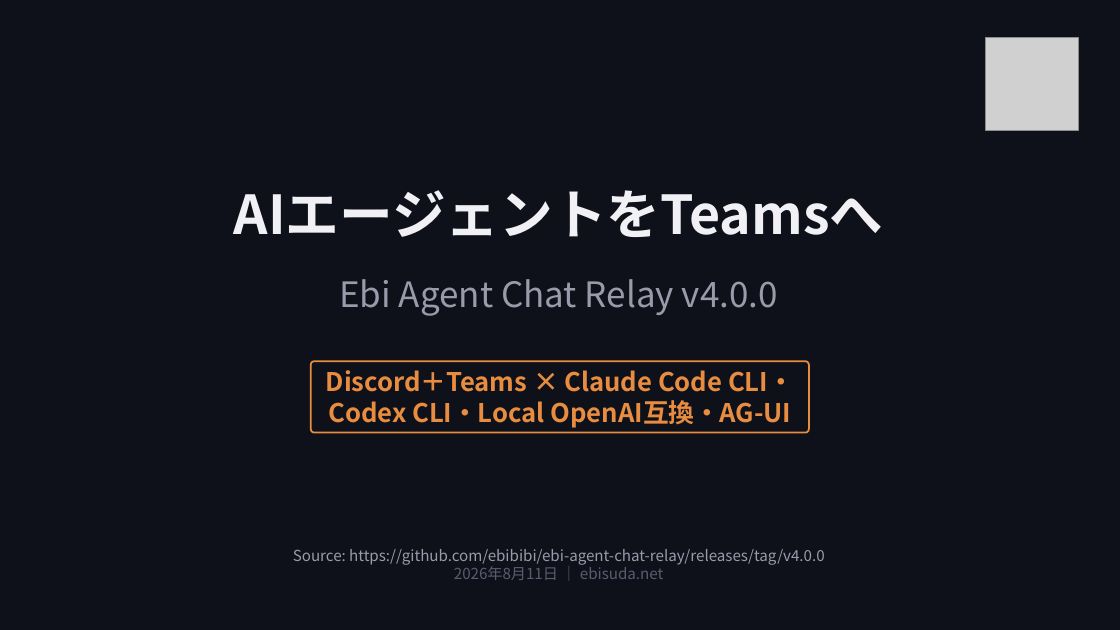
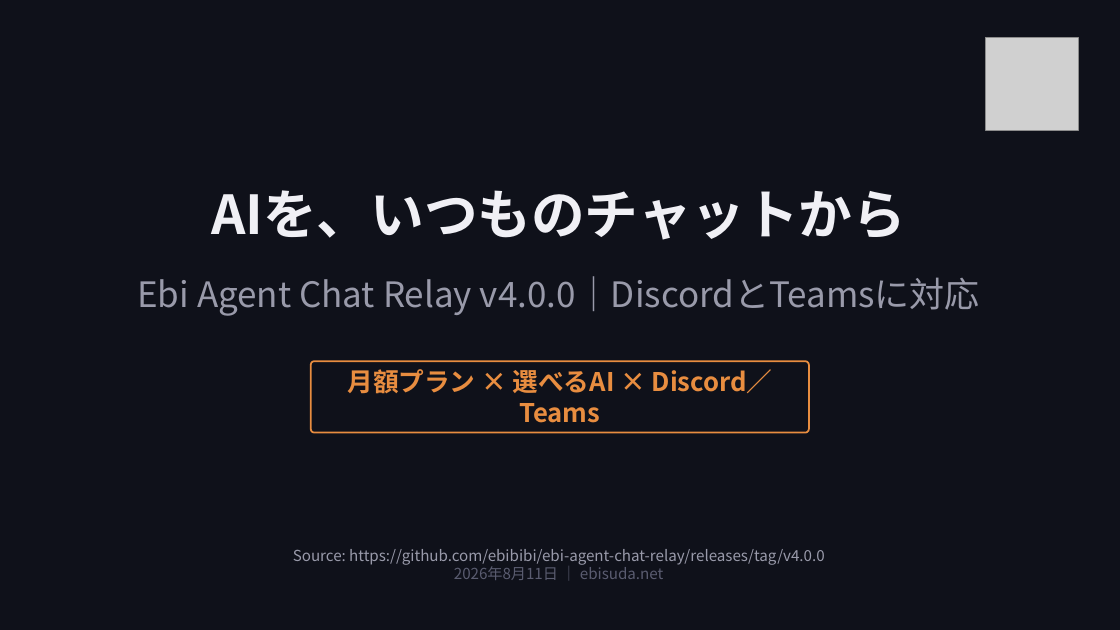
Before and after one commit to ebibibi/presentations, a slide deck: slide 1 of 20260811_EbiAgentChatRelay_v4/Ebi Agent Chat Relay v4 - DiscordとTeamsから複数AIを使う.pptx. Drawn at 1120x630 pixels with LibreOffice and Linux fonts; fonts in the diff are those of the drawing; grey boxes stand for pictures. Boxes give left, top, right and bottom in pixels: in the first picture for what was removed or moved away, otherwise in the second. Text is boxed around its words. In the diff, an @@ line names an element or a change of style, - is before the commit and + after.

Commit message:
docs: simplify Ebi Agent Chat Relay v4 video deck (#10)

```diff
--- a/20260811_EbiAgentChatRelay_v4/Ebi Agent Chat Relay v4 - DiscordとTeamsから複数AIを使う.pptx
+++ b/20260811_EbiAgentChatRelay_v4/Ebi Agent Chat Relay v4 - DiscordとTeamsから複数AIを使う.pptx
@@ text at (211,190,906,240): text changed @@
-AIエージェントをTeamsへ
+AIを、いつものチャットから
@@ text at (137,276,980,316): text changed @@
-Ebi Agent Chat Relay v4.0.0
+Ebi Agent Chat Relay v4.0.0｜DiscordとTeamsに対応
@@ text at (347,369,773,423): text changed @@
-Discord＋Teams × Claude Code CLI・Codex CLI・Local OpenAI互換・AG-UI
+月額プラン × 選べるAI × Discord／Teams
```
Also in this commit, not shown: 9 slides added, 13 slides removed, 24 other files.
